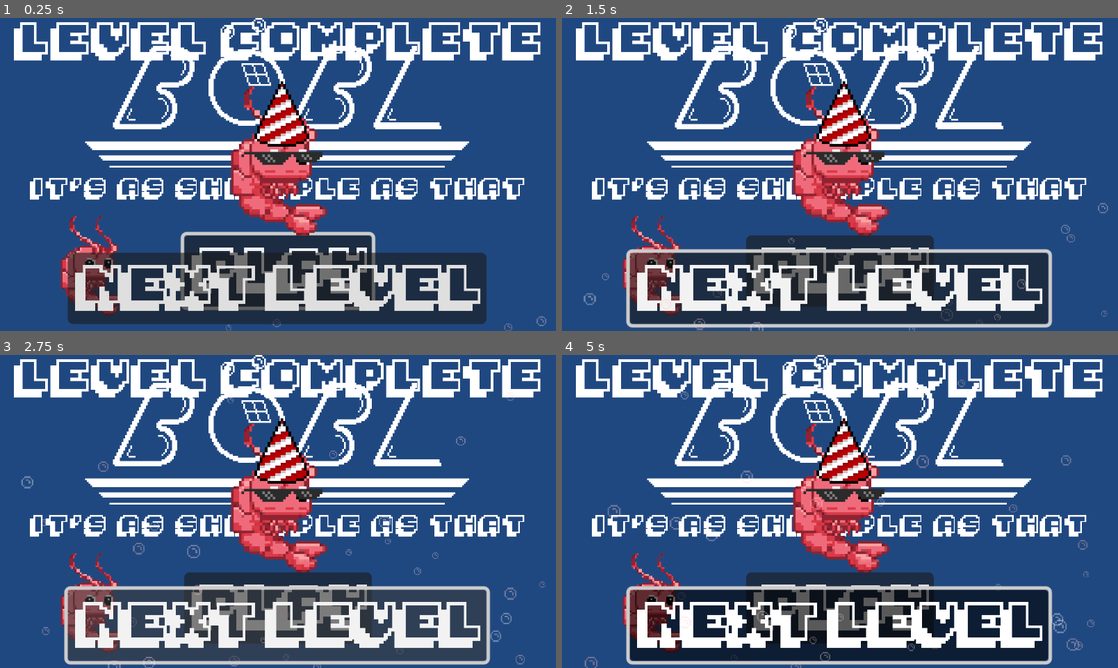
Above: before the commit, frames 1-4 (two rows, left to right).
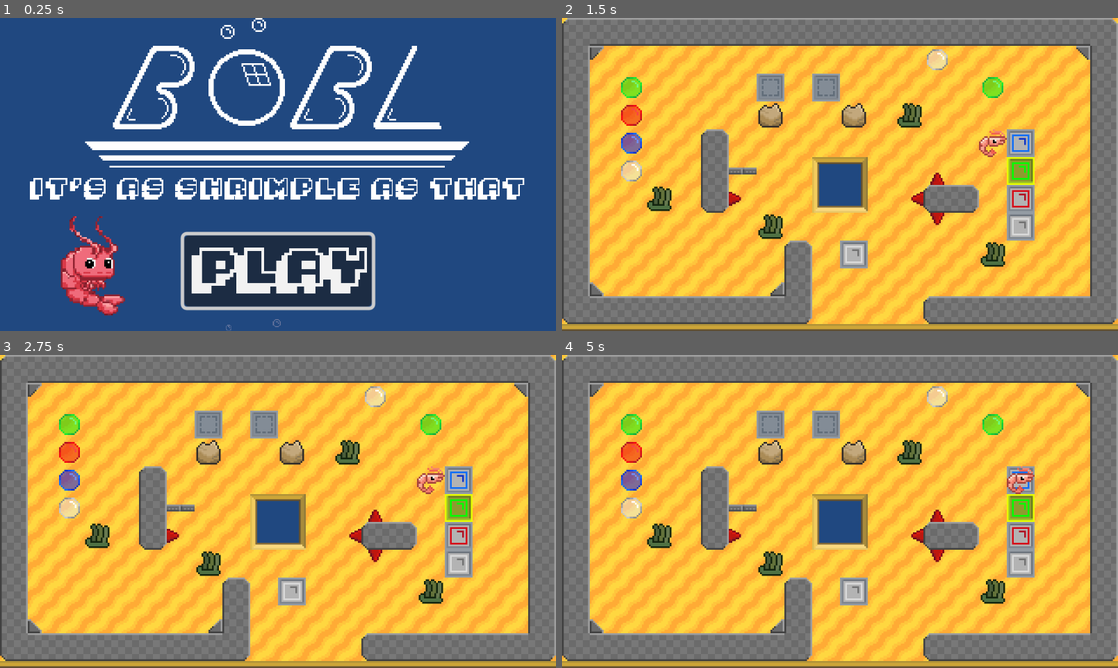
Above: after the commit, the same moments.

Repository: tripodsan/ggj-2025-bubbles
Game: Godot game, scene res://main.tscn
The game is run twice, just before and just after one commit, with the same random seed, the same clock (stepped at 60 frames per second) and the same inputs.
Inputs (mouse positions are in pixels of both pictures, inside the frame that each line leads up to):
- Up to frame 1 (0.25 s): no input
- Up to frame 2 (1.5 s): click "PLAY" at 0.5 s; click (650, 146) at 1.25 s, where only the run after the commit has a clickable "0"
- Up to frame 3 (2.75 s): click (278, 608) at 2 s, where only the run before the commit has a clickable "PLAY"
- Up to frame 4 (5 s): click (840, 624) at 2.75 s, where only the run before the commit has a clickable "NEXT LEVEL"; click (840, 624) at 3.5 s, where only the run before the commit has a clickable "NEXT LEVEL"; hold Right (move_right) from 4.28 s (still down); hold Space (shoot) from 4.28 s (still down)

The runs differ from the first frame. In frame 1, 26% of the frame differs, in the area x 2-99%, y 1-100%; in frame 2, 100%; in frame 3, 99%; in frame 4, 100%, in the area x 0-100%, y 0-100%.

Commit message:
insanity

Diff:
--- a/main.tscn
+++ b/main.tscn
@@ -174,6 +174,7 @@
 process_material = SubResource("ParticleProcessMaterial_kek77")
 
 [node name="win" type="MarginContainer" parent="gui"]
+visible = false
 layout_mode = 1
 anchors_preset = 15
 anchor_right = 1.0
--- a/scripts/game.gd
+++ b/scripts/game.gd
@@ -6,6 +6,9 @@
 @onready var title: MarginContainer = $gui/title
 
 @onready var play: Button = $gui/title/VBoxContainer/play
+@onready var win: MarginContainer = $gui/win
+
+var current_level: int = 0
 
 func _ready():
   Global.select_level.connect(load_level)
@@ -16,6 +19,7 @@
   world.hide()
   world.process_mode = Node.PROCESS_MODE_DISABLED
   level_select.hide()
+  win.hide()
   title.show()
   play.grab_focus()
 
@@ -24,19 +28,28 @@
   world.process_mode = Node.PROCESS_MODE_DISABLED
   level_select.show()
   title.hide()
+  win.hide()
   level_select.focus_level()
 
 
-func load_level(nr:int, scn:PackedScene):
+func load_level(nr:int):
+  current_level = nr
   level_select.hide()
+  win.hide()
   world.show()
   world.process_mode = Node.PROCESS_MODE_INHERIT
-  world.load_level(nr, scn)
+  world.load_level(nr, level_select.levels[nr])
 
+func show_win():
+  win.show()
+  world.hide()
+  world.process_mode = Node.PROCESS_MODE_DISABLED
+  level_select.hide()
+  title.hide()
 
 func _on_play_pressed() -> void:
   show_level_select()
 
 
 func _on_nextlevel_pressed() -> void:
-  pass # Replace with function body.
+  load_level(current_level+1)
--- a/scripts/global.gd
+++ b/scripts/global.gd
@@ -22,4 +22,4 @@
 static func cart2grid(pos:Vector2)->Vector2i:
   return Vector2i((pos.x - GRID_DX2) / GRID_DX, (pos.y - GRID_DY2) / GRID_DY)
 
-signal select_level(nr:int, scn:PackedScene)
+signal select_level(nr:int)
--- a/scripts/level_select.gd
+++ b/scripts/level_select.gd
@@ -45,4 +45,4 @@
       return
 
 func _on_level_pressed(nr:int):
-  Global.select_level.emit(nr, levels[nr])
+  Global.select_level.emit(nr)
